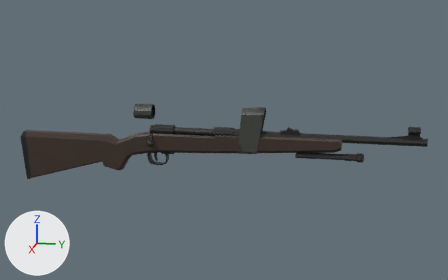
Before and after pictures for a commit that changed the FBX model Base-Zero/Assets/Mesh/Weapons/Winchester_Model_90.fbx.
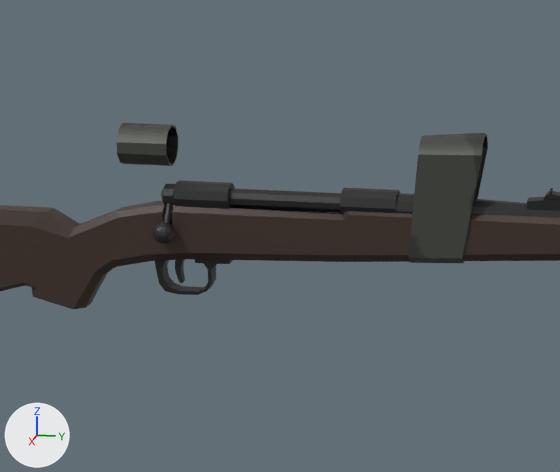
Old and new are each drawn whole from a 50 mm lens placed at (0.1992, 0.0397, 0.0478), pointed at (-0.0005, -0.0003, -0.0022) and again close up on the part from 20% to 65% of the width and 21% to 82% of the height. The axes (+X, +Y, +Z) are drawn at lower left. The lights are the same throughout. Where no turn or scale is listed for an object, it has been applied to the vertices.

Names of what the first close-up shows: 'Barrel_Short', 'Body', 'Bolt', 'Wrap_Scope_Front_Slant', 'Wrap_Scope_Rear'.
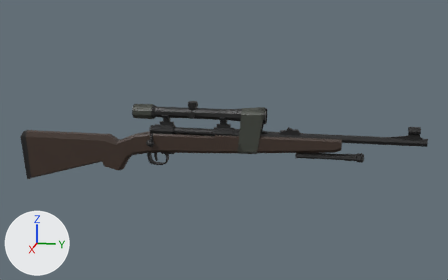
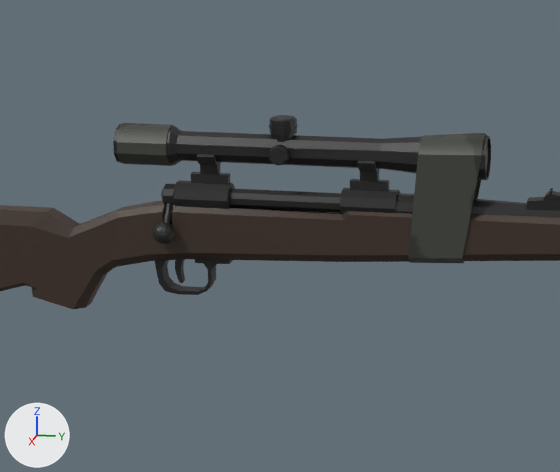
Changed parts and their boxes (x1, y1, x2, y2) in the close-ups (560 x 472 px):
'Rifle_Scope_Sniper', shown (black): after (113, 115, 491, 192)

The change, as a list of edits to the scene's bpy script:
```text
Change ob_rifle_scope_sniper:
    remove ob_rifle_scope_sniper.hide_viewport = True
```
